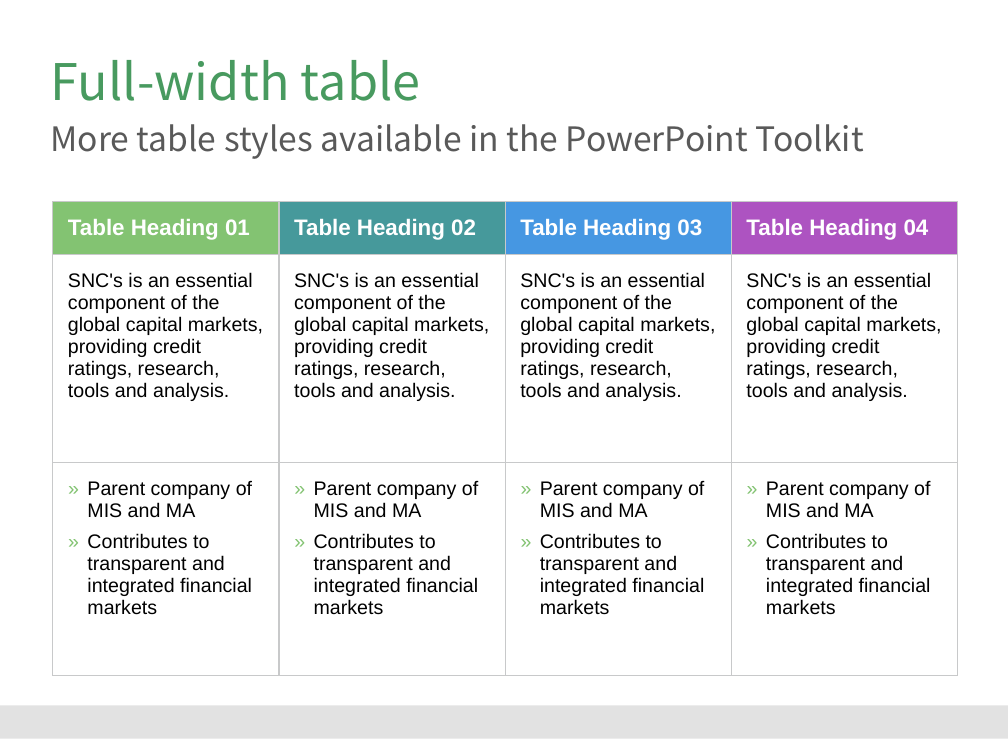
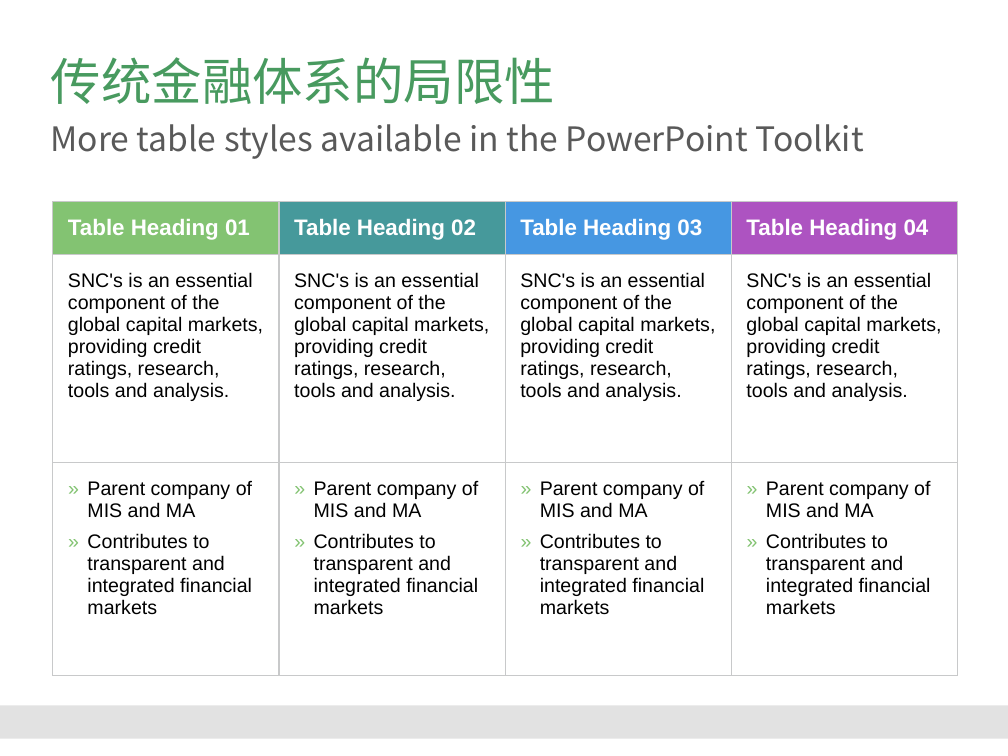
Before and after one commit to Catfeeds/DOC, a slide deck: slide 10 of 阿曼/proposal for Oman.pptx (slide 11 before the commit). Drawn at 1008x756 pixels with LibreOffice and Linux fonts; fonts in the diff are those of the drawing; background and template pictures are left out. Boxes give left, top, right and bottom in pixels: in the first picture for what was removed or moved away, otherwise in the second. Text is boxed around its words. In the diff, an @@ line names an element or a change of style, - is before the commit and + after.

```diff
--- a/阿曼/proposal for Oman.pptx
+++ b/阿曼/proposal for Oman.pptx
@@ title at [51,57,555,104]: text changed @@
-Full-width table
+传统金融体系的局限性
```
Also in this commit, not shown: 2 other slides changed, 9 slides added, 4 other files.
